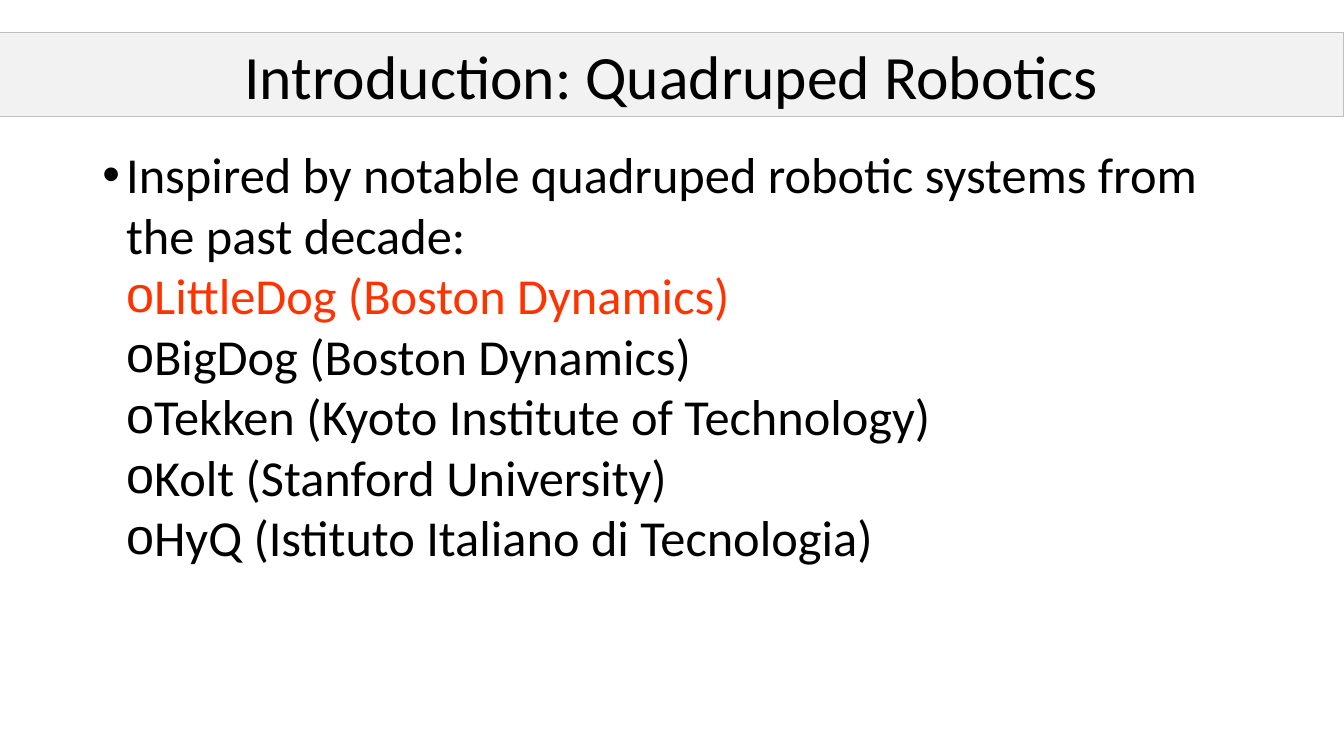
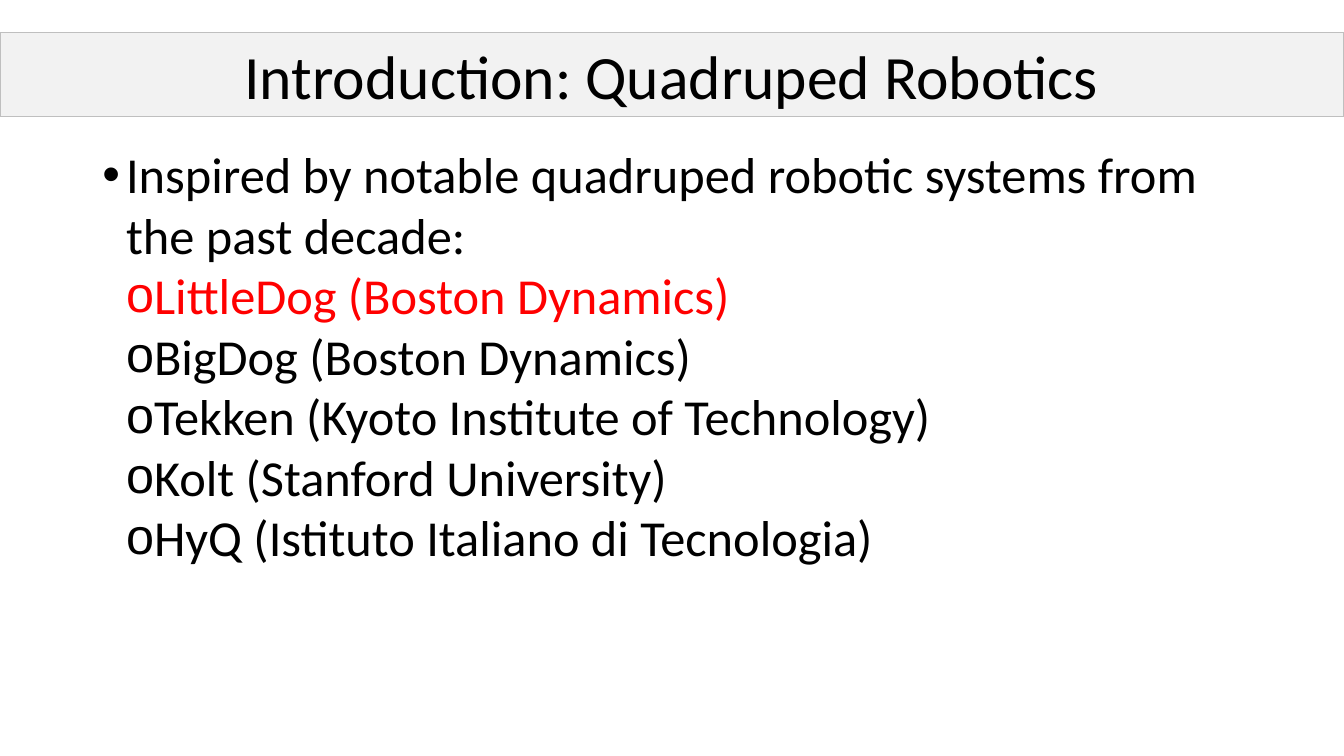
Before and after one commit to bcairl01/Masters-Thesis, a slide deck: slide 4 of presentation/main.pptx. Drawn at 1344x756 pixels with LibreOffice and Linux fonts; fonts in the diff are those of the drawing. Boxes give left, top, right and bottom in pixels: in the first picture for what was removed or moved away, otherwise in the second. Text is boxed around its words. In the diff, an @@ line names an element or a change of style, - is before the commit and + after.

```diff
--- a/presentation/main.pptx
+++ b/presentation/main.pptx
@@ text at <box>154,277,729,323</box>: text colour #FF3300 to #FF0000 in "LittleDog (Boston Dynamics)" @@
```
Also in this commit, not shown: 2 other slides changed, 6 slides added, 1 other file.
